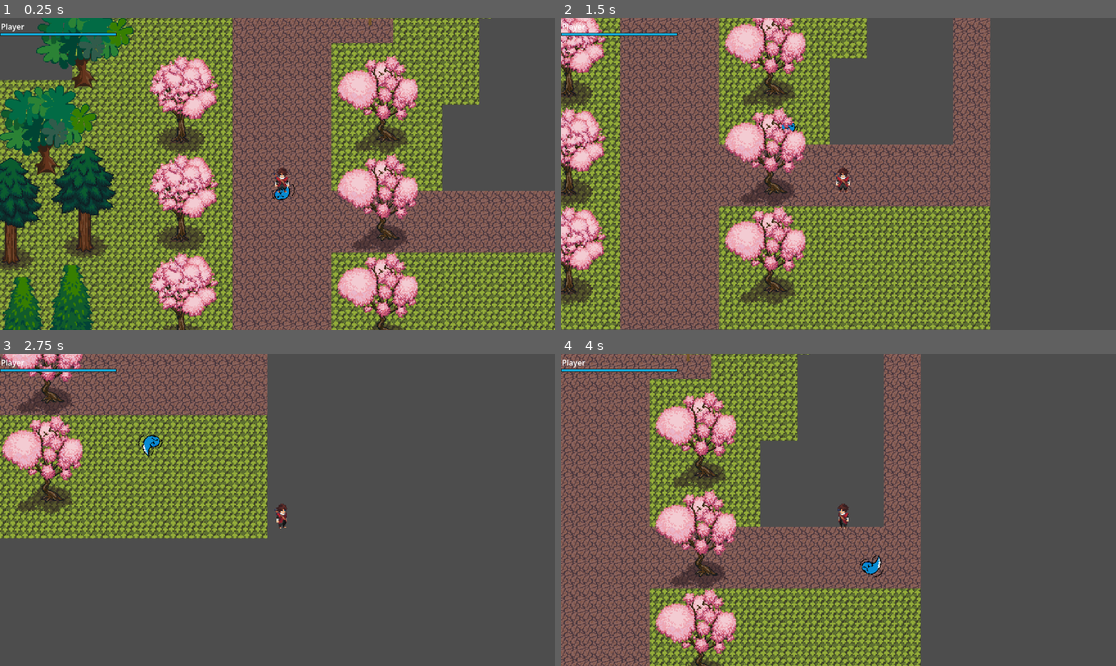
Above: before the commit, frames 1-4 (two rows, left to right).
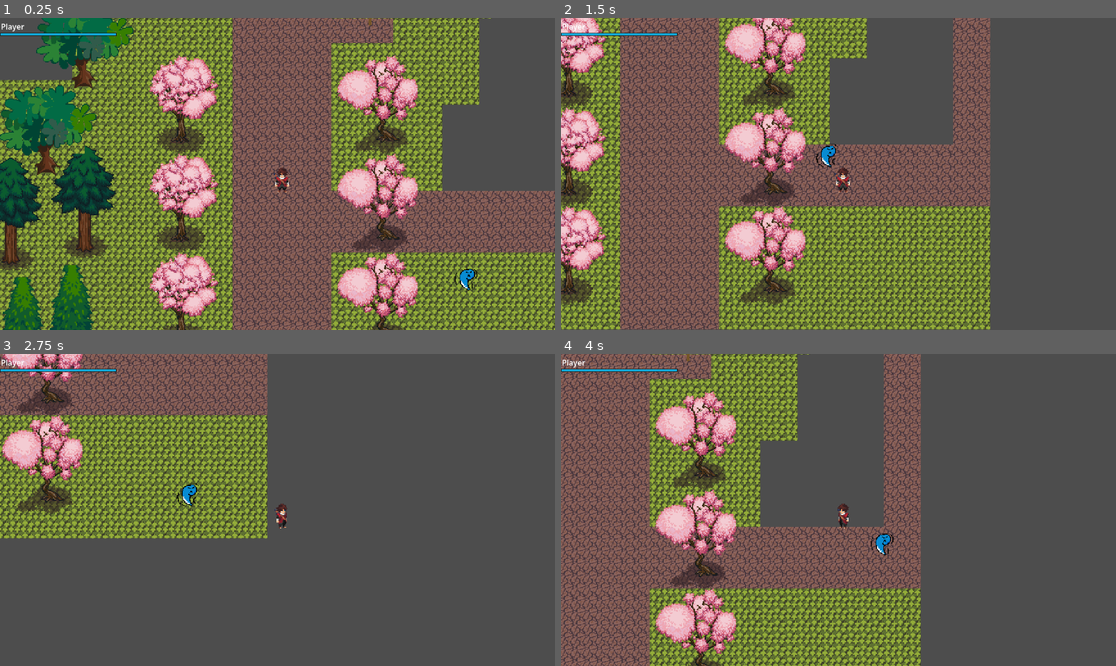
Above: after the commit, the same moments.

Repository: midnightsnackoreos-prog/Steps
Game: Godot game, scene res://Collaborations/scenes/game.tscn
Same seed, same stepped clock (60 frames per second), same inputs: the game is played once before the commit and once after it.
Inputs:
- Up to frame 1 (0.25 s): no input
- Up to frame 2 (1.5 s): hold Right (right) 0.53-1.28 s; tap E (interact) at 0.6, 1.35 s; hold Down (down) from 1.28 s (still down)
- Up to frame 3 (2.75 s): release Down (down) at 2.03 s; hold Right (right) from 2.03 s (still down); tap E (interact) at 2.1 s
- Up to frame 4 (4 s): release Right (right) at 2.78 s; hold Up (up) 2.78-3.53 s; tap E (interact) at 2.85, 3.6 s; hold Left (left) from 3.53 s (still down)

The runs differ from the first frame. In frame 1, 0.2% of the frame differs, in the area x 49-87%, y 52-88%; in frame 2, 0.2%; in frame 3, 0.3%, in the area x 24-36%, y 25-49%; in frame 4, 0.3%.

Commit message:
wisp changes

Diff:
--- a/Collaborations/scenes/game.tscn
+++ b/Collaborations/scenes/game.tscn
@@ -3,9 +3,10 @@
 [ext_resource type="PackedScene" uid="uid://cm4inw2paf7ug" path="res://Collaborations/scenes/player.tscn" id="1_tu25v"]
 [ext_resource type="PackedScene" uid="uid://2kbctv414qu3" path="res://Ryan/scenes/map.tscn" id="2_ld47v"]
 [ext_resource type="Texture2D" uid="uid://4vamcw5nho0l" path="res://Ryan/ASSET/stairs.png" id="3_jx3kj"]
-[ext_resource type="PackedScene" uid="uid://p41n4cfshls6" path="res://Milton/SCENES/wisp.tscn" id="4_4fwr1"]
 [ext_resource type="PackedScene" uid="uid://cpkpa0dmt5c6t" path="res://Ryan/scenes/sign.tscn" id="5_2n5je"]
+[ext_resource type="Script" uid="uid://cwi3b0kfbdo5m" path="res://Milton/SCRIPT/wisp.gd" id="6_ld47v"]
 [ext_resource type="PackedScene" uid="uid://das3b27j8k03q" path="res://Ryan/scenes/shrine.tscn" id="6_oe54y"]
+[ext_resource type="Texture2D" uid="uid://ckx1srvw644m8" path="res://Milton/ASSETS/WispPL.png" id="7_jx3kj"]
 
 [sub_resource type="TileSetAtlasSource" id="TileSetAtlasSource_q6vdl"]
 texture = ExtResource("3_jx3kj")
@@ -4141,6 +4142,36 @@
 [sub_resource type="TileSet" id="TileSet_1injx"]
 sources/0 = SubResource("TileSetAtlasSource_q6vdl")
 
+[sub_resource type="NavigationPolygon" id="NavigationPolygon_ld47v"]
+vertices = PackedVector2Array(374.92188, 22.867188, 376.90625, -225.53906, 401.96094, -224.42969, 400.03906, 243.02344, -347.29688, 244.96875, 204.54688, 25.132813, -358.70313, -117.86719, -257.1797, -126.828125, 197.42188, -102, -251.17969, -436.1328, 248.78906, -442.85938, 242.1875, -102)
+polygons = Array[PackedInt32Array]([PackedInt32Array(0, 1, 2, 3), PackedInt32Array(0, 3, 4, 5), PackedInt32Array(5, 4, 6, 7, 8), PackedInt32Array(9, 10, 11, 8, 7)])
+outlines = Array[PackedVector2Array]([PackedVector2Array(-357, 255, 410, 253, 412, -234, 367, -236, 365, 13, 214, 15, 208, -92, 252, -92, 259, -453, -261, -446, -267, -136, -369, -127)])
+
+[sub_resource type="RectangleShape2D" id="RectangleShape2D_jx3kj"]
+size = Vector2(14, 19)
+
+[sub_resource type="AtlasTexture" id="AtlasTexture_ld47v"]
+atlas = ExtResource("7_jx3kj")
+region = Rect2(0, 0, 54, 32)
+
+[sub_resource type="AtlasTexture" id="AtlasTexture_jx3kj"]
+atlas = ExtResource("7_jx3kj")
+region = Rect2(0, 32, 54, 32)
+
+[sub_resource type="SpriteFrames" id="SpriteFrames_4fwr1"]
+animations = [{
+"frames": [{
+"duration": 1.0,
+"texture": SubResource("AtlasTexture_ld47v")
+}, {
+"duration": 1.0,
+"texture": SubResource("AtlasTexture_jx3kj")
+}],
+"loop": true,
+"name": &"default",
+"speed": 10.0
+}]
+
 [node name="Game" type="Node2D" unique_id=2025736409]
 
 [node name="Player" parent="." unique_id=448614660 instance=ExtResource("1_tu25v")]
@@ -4173,9 +4204,6 @@
 scale = Vector2(0.67, 0.67)
 tile_map_data = PackedByteArray("AAAWAOj/AAA6AAMAAAAWAOn/AAA6AAQAAAAWAOr/AAA6AAUAAAAWAOv/AAA6AAYAAAAWAOz/AAA6AAcAAAAWAO …(8384 unchanged characters)…
 tile_set = SubResource("TileSet_1injx")
-
-[node name="wisp" parent="." unique_id=2056561412 instance=ExtResource("4_4fwr1")]
-position = Vector2(1, 0)
 
 [node name="Sign" parent="." unique_id=1176966440 instance=ExtResource("5_2n5je")]
 position = Vector2(63, -78)
@@ -4218,6 +4246,25 @@
 theme_override_font_sizes/font_size = 17
 autowrap_mode = 3
 
+[node name="NavigationRegion2D" type="NavigationRegion2D" parent="." unique_id=1293578697]
+navigation_polygon = SubResource("NavigationPolygon_ld47v")
+
+[node name="wisp" type="CharacterBody2D" parent="." unique_id=371469323 node_paths=PackedStringArray("target_to_chase")]
+position = Vector2(276, 151)
+script = ExtResource("6_ld47v")
+target_to_chase = NodePath("../Player")
+
+[node name="CollisionShape2D" type="CollisionShape2D" parent="wisp" unique_id=1488985692]
+position = Vector2(2, -14)
+shape = SubResource("RectangleShape2D_jx3kj")
+disabled = true
+
+[node name="NavigationAgent2D" type="NavigationAgent2D" parent="wisp" unique_id=1346498760]
+
+[node name="AnimatedSprite2D" type="AnimatedSprite2D" parent="wisp" unique_id=1337899217]
+sprite_frames = SubResource("SpriteFrames_4fwr1")
+autoplay = "default"
+
 [editable path="Player"]
 [editable path="Player/CanvasLayer/EnergyBar"]
 [editable path="Map"]
--- a/Milton/SCRIPT/wisp.gd
+++ b/Milton/SCRIPT/wisp.gd
@@ -1,10 +1,10 @@
 extends CharacterBody2D
 
-@onready var target=$"../../Player"
-var speed=150
-func _physics_process(_delta):
-		var direction =(target.position-position).normalized()
-		velocity=direction * speed
-		look_at(target.position)
-		move_and_slide()
-		pass
+@onready var navigation_agent: NavigationAgent2D = $NavigationAgent2D
+@export var target_to_chase: CharacterBody2D
+const SPEED = 180
+
+func _physics_process(delta: float) -> void:
+	navigation_agent.target_position = target_to_chase.global_position
+	velocity = global_position.direction_to(navigation_agent.get_next_path_position()) * SPEED
+	move_and_slide()
